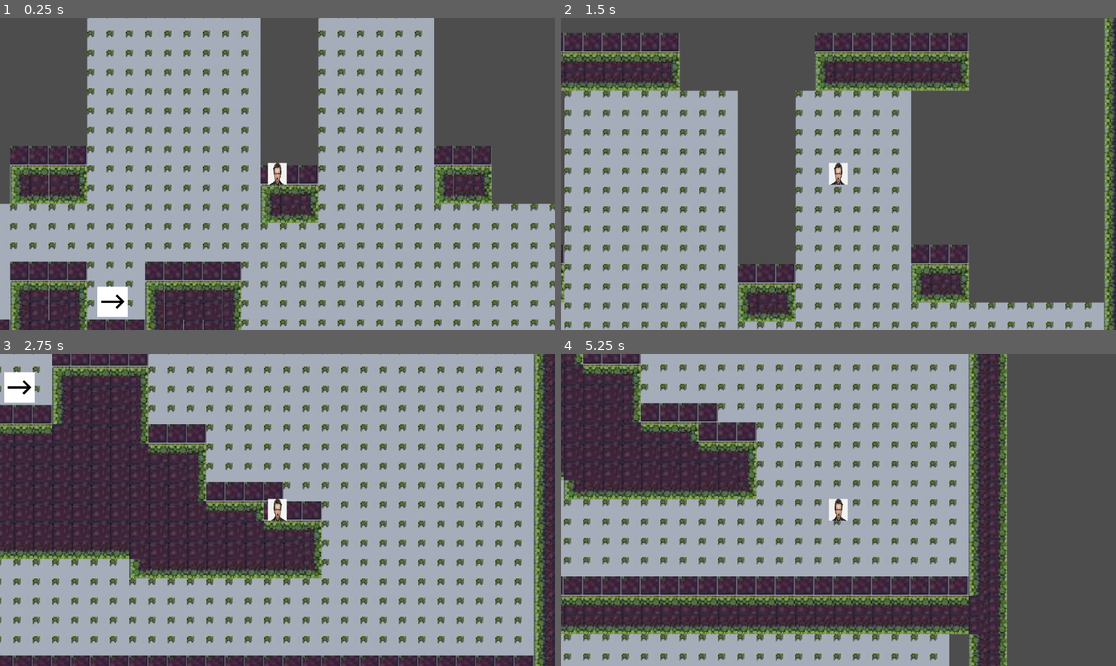
Above: before the commit, frames 1-4 (two rows, left to right).
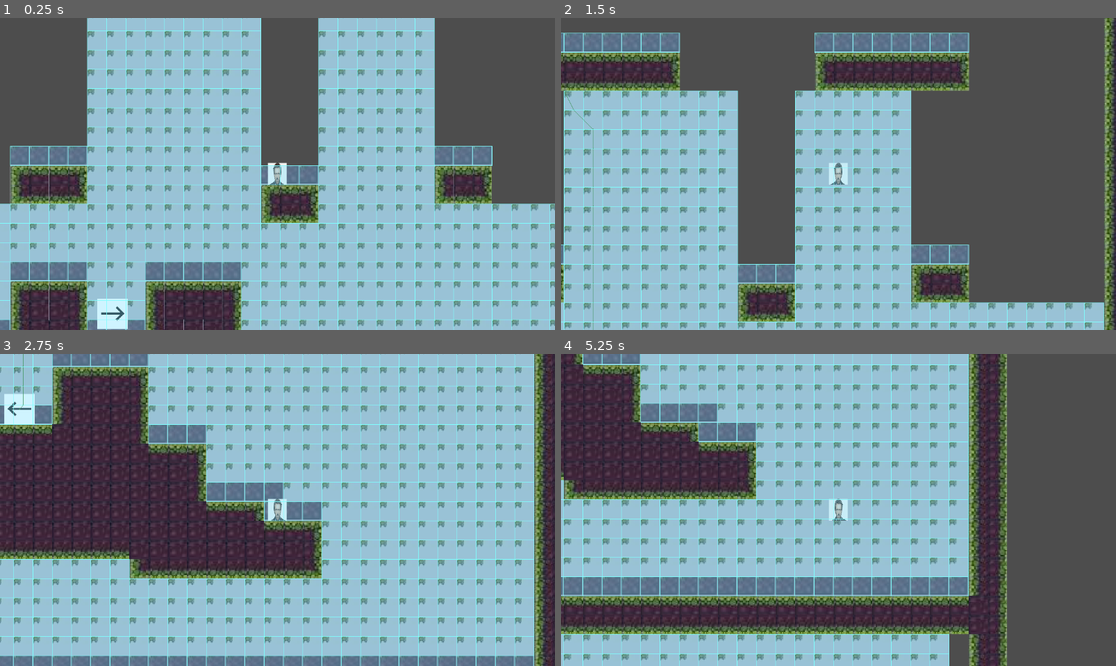
Above: after the commit, the same moments.

Repository: ConnerGordon/final-jam
Game: Godot game, scene res://folder base/mainscene.tscn
Same seed, same stepped clock (60 frames per second), same inputs: the game is played once before the commit and once after it.
Inputs (mouse positions are in pixels of both pictures, inside the frame that each line leads up to):
- Up to frame 1 (0.25 s): no input
- Up to frame 2 (1.5 s): move the mouse to (960, 158) at 0.52 s; hold Space (jump) 0.53-1.28 s; hold D (moveright) from 0.53 s (still down); tap E (interact) at 0.6 s; move the mouse to (727, 189) at 1.27 s; tap Space (jump) at 1.35 s
- Up to frame 3 (2.75 s): tap Space (jump) at 1.52, 1.82, 2.3 s; tap E (interact) at 1.55 s; move the mouse to (333, 441) at 2.02 s; release D (moveright) at 2.03 s; hold A (moveleft) from 2.03 s (still down); hold S (FALL) from 2.03 s (still down)
- Up to frame 4 (5.25 s): move the mouse to (810, 572) at 2.77 s; release A (moveleft) at 2.78 s; release S (FALL) at 2.78 s; hold D (moveright) 2.78-4.28 s; tap Shift (dash) at 2.85 s; tap Space (jump) at 3.02, 3.32, 4.52, 4.82 s; tap E (interact) at 3.05, 3.6, 4.55 s; move the mouse to (1005, 556) at 3.52 s; hold Space (jump) 3.53-4.28 s; move the mouse to (672, 463) at 4.27 s; hold A (moveleft) 4.28-5.03 s; tap W (lookup) at 4.35 s; move the mouse to (866, 510) at 5.02 s; hold D (moveright) from 5.03 s (still down); hold Space (jump) from 5.03 s (still down); click (866, 510) at 5.1 s

The runs differ from the first frame. In frame 1, 68% of the frame differs, in the area x 0-100%, y 0-100%; in frame 2, 48%; in frame 3, 72%, in the area x 0-97%, y 0-100%; in frame 4, 54%.
Error before the commit: Parse Error: Expected identifier after "." for attribute access. (res://enemy/first_enemy.gd:106)
Error after the commit: Invalid call. Nonexistent function 'callspawn' in base 'TileMapLayer'. (res://folder)

Commit message:
navbroke
attempted to make the navigation target a position only in the 1st and 2nd layers, ended up breaking all of navigation due to some kind of mesh blending

Diff:
--- a/enemy/first_enemy.gd
+++ b/enemy/first_enemy.gd
@@ -5,8 +5,13 @@
 const JUMP_VELOCITY = -400.0
 @onready var navigation_agent_2d: NavigationAgent2D = $NavigationAgent2D
 @onready var animated_sprite_2d: AnimatedSprite2D = $AnimatedSprite2D
+@onready var backnav: NavigationAgent2D = $backnav
 
 var navigtimer := 10.0
+
+
+
+
 
 var var_health : float :
 	set(new_health):
@@ -74,7 +79,8 @@
 			if idle_timer <= 0:
 
 				if !found:
-					var nav_map = navigation_agent_2d.get_navigation_map()
+
+					var nav_map = backnav.get_navigation_map()
 					var target = NavigationServer2D.map_get_random_point(nav_map,1,true)
 
 
@@ -84,7 +90,7 @@
 
 					while safe.distance_to(global_position) < 500 && found == false:
 
-						nav_map = navigation_agent_2d.get_navigation_map()
+						nav_map = backnav.get_navigation_map()
 						target = NavigationServer2D.map_get_random_point(nav_map,1,true)
 
 						safe = NavigationServer2D.map_get_closest_point(nav_map,target)
@@ -95,20 +101,18 @@
 						navigation_agent_2d.target_position = (safe).snapped(Vector2(80,80))
 
 				else:
-					var target = playerpos
-					var nav_map = navigation_agent_2d.get_navigation_map()
-
-					var safe = NavigationServer2D.map_get_closest_point(nav_map,target)
-
-					navigation_agent_2d.target_position = safe#.snapped(Vector2(80,80))
-
-					while (safe.distance_to(global_position) < 500 && found == false ||
-					navigation_agent_2d.target_position.):
-
-						nav_map = navigation_agent_2d.get_navigation_map()
-						target = playerpos
-
-						safe = NavigationServer2D.map_get_closest_point(nav_map,target)
+
+
+
+					var nav_map = backnav.get_navigation_map()
+					var target = NavigationServer2D.map_get_closest_point(nav_map,playerpos)
+
+					var safe = target
+
+
+
+					navigation_agent_2d.target_position =safe#.snapped(Vector2(80,80))
+
 
 
 
@@ -127,13 +131,16 @@
 			if is_on_floor():
 				if abs(velocity.x + direc.x * SPEED) < SPEED*1.5:
 					velocity.x += direc.x * SPEED
+				if is_on_wall():
+					var distpos = next_position.distance_to(next_position)
+					if distpos >75 && distpos< 125 && velocity.x == 0:
+						velocity.y -= 600
 
 			if not is_on_floor():
 				if abs(velocity.x + direc.x * SPEED*2/10) < SPEED/2:
 					velocity.x += direc.x *SPEED*2/10
 
-			if navigation_agent_2d.is_target_reachable() != true:
-				set_idle()
+
 
 
 
@@ -154,7 +161,7 @@
 
 		state.finding:
 			var target = playerpos
-			var nav_map = navigation_agent_2d.get_navigation_map()
+			var nav_map = backnav.get_navigation_map()
 
 			var safe = NavigationServer2D.map_get_closest_point(nav_map,target)
 			navigation_agent_2d.target_position = safe
@@ -164,6 +171,12 @@
 			if is_on_floor():
 				if abs(velocity.x + direc.x * SPEED) < SPEED * 2:
 					velocity.x += direc.x * SPEED
+
+
+				if is_on_wall():
+					var distpos = next_position.distance_to(next_position)
+					if distpos >75 && distpos< 125 && velocity.x ==0:
+						velocity.y -= 600
 
 			if not is_on_floor():
 				if abs(velocity.x + direc.x * SPEED*2/10) < SPEED:
@@ -256,6 +269,7 @@
 			postweenx.tween_property(self, "global_position",en,.25)
 		elif star.y < en.y :
 			if is_on_floor():
+				velocity.y -= 400
 				velocity.x += SPEED/4 * sign(en.x-star.x)
 			#var postweenx := create_tween()
 			#postweenx.set_trans(Tween.TRANS_SINE)
@@ -269,6 +283,8 @@
 func destination_reach() -> void:
 	if is_on_floor():
 		set_idle()
+		if !found:
+			idle_timer= randf_range(2,20)
 
 
 
--- a/enemy/husk.tscn
+++ b/enemy/husk.tscn
@@ -41,6 +41,20 @@
 avoidance_layers = 2
 avoidance_mask = 14
 debug_enabled = true
+debug_use_custom = true
+debug_path_custom_color = Color(0.11638088, 0.40457034, 2.8878452e-07, 1)
+
+[node name="backnav" type="NavigationAgent2D" parent="." unique_id=162944293]
+path_desired_distance = 80.0
+target_desired_distance = 50.0
+path_max_distance = 200.0
+navigation_layers = 3
+path_postprocessing = 1
+avoidance_enabled = true
+max_speed = 500.0
+avoidance_layers = 2
+avoidance_mask = 14
+debug_enabled = true
 
 [node name="AnimatedSprite2D" type="AnimatedSprite2D" parent="." unique_id=1112094005]
 position = Vector2(-0.4999981, -2.9802322e-06)
--- a/folder base/downpath.tscn
+++ b/folder base/downpath.tscn
@@ -9,16 +9,8 @@
 agent_radius = 0.0
 
 [sub_resource type="NavigationPolygon" id="NavigationPolygon_jv63m"]
-vertices = PackedVector2Array(8, 8, -8, 8, -8, -8, 8, -8)
-polygons = Array[PackedInt32Array]([PackedInt32Array(0, 1, 2, 3)])
-outlines = Array[PackedVector2Array]([PackedVector2Array(-8, -8, 8, -8, 8, 8, -8, 8)])
-agent_radius = 0.0
 
 [sub_resource type="NavigationPolygon" id="NavigationPolygon_afess"]
-vertices = PackedVector2Array(8, 8, -8, 8, -8, -8, 8, -8)
-polygons = Array[PackedInt32Array]([PackedInt32Array(0, 1, 2, 3)])
-outlines = Array[PackedVector2Array]([PackedVector2Array(-8, -8, 8, -8, 8, 8, -8, 8)])
-agent_radius = 0.0
 
 [sub_resource type="NavigationPolygon" id="NavigationPolygon_daalv"]
 vertices = PackedVector2Array(8, 8, -8, 8, -8, -8, 8, -8)
@@ -201,6 +193,7 @@
 scale = Vector2(5, 5)
 tile_map_data = PackedByteArray("AAAlAPv/AAACAAEAAAAlAPr/AAACAAEAAAAlAPn/AAACAAEAAAAlAPj/AAACAAEAAAAlAPf/AAACAAEAAAAkAP …(26048 unchanged characters)…
 tile_set = SubResource("TileSet_sqabm")
+navigation_visibility_mode = 1
 
 [node name="Marker2D" type="Marker2D" parent="." unique_id=1452666324]
 position = Vector2(608, 880)
--- a/folder base/mainscene.gd
+++ b/folder base/mainscene.gd
@@ -10,12 +10,15 @@
 var downpath: PackedScene = preload("res://folder base/downpath.tscn")
 
 var roomarray : Array[PackedScene] = [fighthall1,uppath,downpath]
+@onready var enemyholder: Node2D = $enemyholder
 
 
 
 # Called when the node enters the scene tree for the first time.
 func _ready() -> void:
 	character_body_2d.nextgen.connect(spawnroom)
+
+
 
 
 # Called every frame. 'delta' is the elapsed time since the previous frame.
@@ -26,9 +29,12 @@
 
 
 
+
+
 func spawnroom()->void:
 	var preloadscene = roomarray[randf_range(0,3)]
 	var loaded = preloadscene.instantiate()
 	add_child(loaded)
 	loaded.global_position = nextmappoint.global_position
 	nextmappoint.global_position = loaded.get_child(0).global_position
+	loaded.callspawn()
--- a/folder base/mainscene.tscn
+++ b/folder base/mainscene.tscn
@@ -1,50 +1,22 @@
 [gd_scene format=3 uid="uid://1ssjywk2tygk"]
 
 [ext_resource type="Script" uid="uid://bfbfntngwqypj" path="res://folder base/mainscene.gd" id="1_8yg2a"]
-[ext_resource type="Texture2D" uid="uid://sd5wmwxaju4s" path="res://newimports/output-onlinetools (3).png" id="1_tm4rf"]
 [ext_resource type="PackedScene" uid="uid://dfnvdcqkio0fe" path="res://player/player.tscn" id="2_xwcau"]
 [ext_resource type="PackedScene" uid="uid://bfa4do156wj2s" path="res://folder base/basehall1.tscn" id="3_kgh7c"]
 [ext_resource type="PackedScene" uid="uid://bhy61r18tgkv" path="res://enemy/husk.tscn" id="5_kvtpo"]
 [ext_resource type="PackedScene" uid="uid://5ihu4cisx2o0" path="res://folder base/downpath.tscn" id="6_ktlqv"]
 
-[sub_resource type="PhysicsMaterial" id="PhysicsMaterial_xwcau"]
-
-[sub_resource type="RectangleShape2D" id="RectangleShape2D_kgh7c"]
-size = Vector2(5346, 55.5)
-
-[sub_resource type="Gradient" id="Gradient_xwcau"]
-
-[sub_resource type="GradientTexture2D" id="GradientTexture2D_kgh7c"]
-gradient = SubResource("Gradient_xwcau")
-
 [node name="main" type="Node2D" unique_id=48686554]
 script = ExtResource("1_8yg2a")
 
-[node name="TextureRect" type="TextureRect" parent="." unique_id=1361564345]
-offset_left = -5792.0
-offset_top = 4853.0
-offset_right = -3872.0
-offset_bottom = 5933.0
-scale = Vector2(0.605, 0.605)
-texture = ExtResource("1_tm4rf")
+[node name="enemyholder" type="Node2D" parent="." unique_id=1068538532]
 
-[node name="StaticBody2D" type="StaticBody2D" parent="." unique_id=1610737700]
-position = Vector2(-3295, 5514)
-physics_material_override = SubResource("PhysicsMaterial_xwcau")
-
-[node name="CollisionShape2D" type="CollisionShape2D" parent="StaticBody2D" unique_id=1528174179]
-position = Vector2(-61, 4.25)
-shape = SubResource("RectangleShape2D_kgh7c")
-
-[node name="Sprite2D" type="Sprite2D" parent="StaticBody2D" unique_id=269859940]
-position = Vector2(-63, 3.5)
-scale = Vector2(83.59374, 1.109375)
-texture = SubResource("GradientTexture2D_kgh7c")
+[node name="mapholder" type="Node2D" parent="." unique_id=314610917]
 
 [node name="CharacterBody2D" parent="." unique_id=103378180 instance=ExtResource("2_xwcau")]
 position = Vector2(-6495, 1971)
 
-[node name="gridmap" parent="." unique_id=1930176116 instance=ExtResource("3_kgh7c")]
+[node name="primemap" parent="." unique_id=1930176116 instance=ExtResource("3_kgh7c")]
 
 [node name="nextmappoint" type="Marker2D" parent="." unique_id=781514354]
 position = Vector2(3040, 0)
